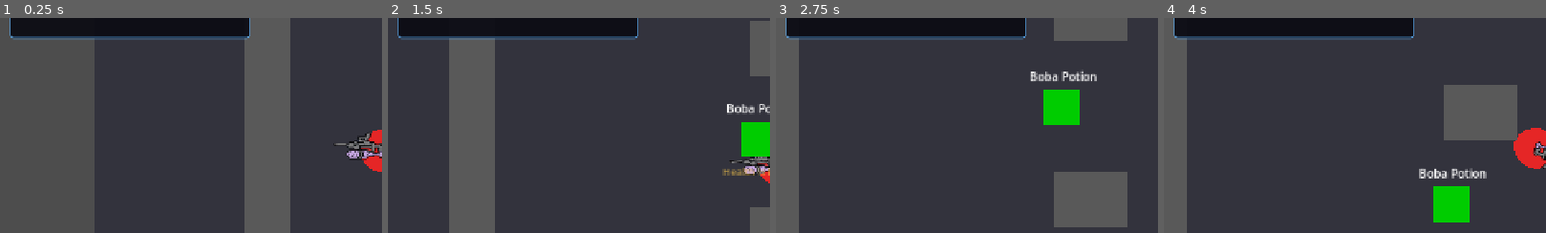
Above: before the commit, frames 1-4 (left to right).
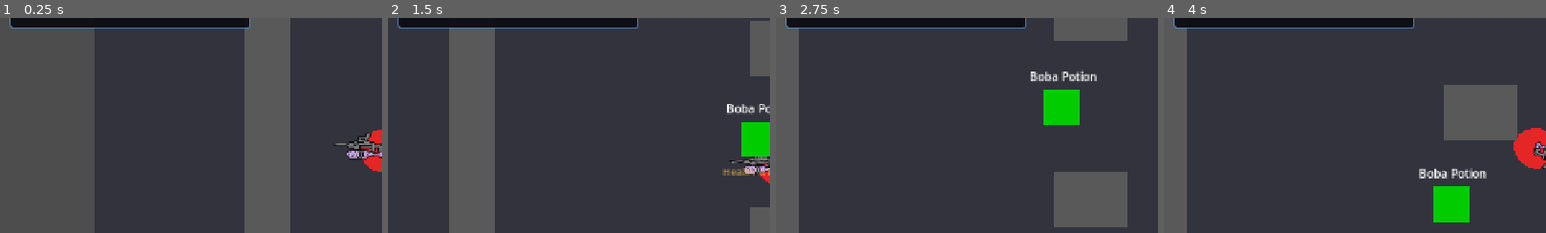
Above: after the commit, the same moments.

Repository: coyote321/BobaGame
Game: Godot game, scene res://Scenes/MissionScene.tscn
Same seed, same stepped clock (60 frames per second), same inputs: the game is played once before the commit and once after it. This scene is started directly instead of the project's main scene. Sound files missing from this copy of the repository are replaced by a short silence.
Inputs (mouse positions are % of the whole screen's width and height, from its top left):
- Up to frame 1 (0.25 s): no input
- Up to frame 2 (1.5 s): tap Enter at 0.5 s; move the mouse to (72, 45) at 0.52 s; hold D (move_right) 0.53-1.28 s; tap G (ability) at 0.6 s; click (72, 45) at 0.67 s; tap E (interact) at 1.25 s; move the mouse to (30, 55) at 1.27 s; hold S (move_down) from 1.28 s (still down); right-click (30, 55) at 1.35 s
- Up to frame 3 (2.75 s): move the mouse to (60, 28) at 2.02 s; release S (move_down) at 2.03 s; press the mouse at (60, 28) at 2.03 s; hold D (move_right) from 2.03 s (still down)
- Up to frame 4 (4 s): move the mouse to (45, 70) at 2.77 s; release D (move_right) at 2.78 s; release the mouse at (45, 70) at 2.78 s; hold W (move_up) 2.78-3.53 s; tap Ctrl (crouch) at 2.85 s; click (45, 70) at 2.92 s; move the mouse to (80, 65) at 3.52 s; hold A (move_left) from 3.53 s (still down); hold E (interact) from 3.53 s (still down)
The pictures show only the part of the screen within x 0-50%, y 19-69%; the shares and areas given below are measured in that part.

The runs differ from the first frame. In frame 1, 3.6% of the frame differs, in the area x 2-66%, y 3-11%; in frame 2, 3.6%; in frame 3, 3.6%; in frame 4, 3.6%.

Commit message:
Update HUD layout and enhance Pause Menu options panel; added new boss hunt mission to GameManager.

Diff:
--- a/Scenes/HUD.tscn
+++ b/Scenes/HUD.tscn
@@ -104,7 +104,7 @@
 offset_left = 16.0
 offset_top = 76.0
 offset_right = 420.0
-offset_bottom = 172.0
+offset_bottom = 156.0
 theme_override_styles/panel = SubResource("StyleBoxFlat_panel")
 
 [node name="ObjectiveLabel" type="Label" parent="MissionPanel"]
@@ -138,9 +138,9 @@
 visible = false
 layout_mode = 0
 offset_left = 200.0
-offset_top = 70.0
+offset_top = 44.0
 offset_right = 396.0
-offset_bottom = 100.0
+offset_bottom = 72.0
 theme_override_colors/font_color = Color(1, 1, 1, 1)
 theme_override_colors/font_hover_color = Color(0.91, 0.76, 0.29, 1)
 theme_override_fonts/font = ExtResource("7_font_bold")
--- /dev/null
+++ b/Scenes/Hazard.tscn
@@ -0,0 +1,15 @@
+[gd_scene load_steps=2 format=3 uid="uid://ha0ard123"]
+
+[ext_resource type="Script" path="res://Scripts/Hazard.gd" id="1_script"]
+
+[node name="Hazard" type="Area2D"]
+collision_layer = 0
+collision_mask = 6
+script = ExtResource("1_script")
+
+[node name="Visual" type="Polygon2D" parent="."]
+color = Color(0.55, 0.95, 0.35, 0.35)
+polygon = PackedVector2Array(-100, -60, 100, -60, 100, 60, -100, 60)
+
+[node name="CollisionPolygon2D" type="CollisionPolygon2D" parent="."]
+polygon = PackedVector2Array(-100, -60, 100, -60, 100, 60, -100, 60)
--- /dev/null
+++ b/Scenes/MissionScene5.tscn
@@ -0,0 +1,208 @@
+[gd_scene load_steps=8 format=3 uid="uid://mission5_reactor"]
+
+[ext_resource type="Script" uid="uid://bx34agcu58124" path="res://Scripts/MissionManager.gd" id="1_manager"]
+[ext_resource type="PackedScene" uid="uid://player123" path="res://Scenes/Player.tscn" id="2_player"]
+[ext_resource type="PackedScene" uid="uid://enemy123" path="res://Scenes/Enemy.tscn" id="3_enemy"]
+[ext_resource type="PackedScene" uid="uid://wall123" path="res://Scenes/Wall.tscn" id="4_wall"]
+[ext_resource type="PackedScene" uid="uid://enemy_elite_123" path="res://Scenes/EnemyElite.tscn" id="5_elite"]
+[ext_resource type="PackedScene" uid="uid://c8ungd4jd7yww" path="res://Scenes/HUD.tscn" id="6_hud"]
+[ext_resource type="Script" path="res://Scripts/Hazard.gd" id="7_hazard"]
+
+[node name="MissionScene5" type="Node2D"]
+script = ExtResource("1_manager")
+
+[node name="Background" type="Polygon2D" parent="."]
+color = Color(0.1, 0.11, 0.13, 1)
+polygon = PackedVector2Array(-200, -200, 2600, -200, 2600, 1700, -200, 1700)
+
+[node name="CautionStripeNorth" type="Polygon2D" parent="."]
+color = Color(0.85, 0.78, 0.18, 0.18)
+polygon = PackedVector2Array(80, 80, 2320, 80, 2320, 96, 80, 96)
+
+[node name="CautionStripeSouth" type="Polygon2D" parent="."]
+color = Color(0.85, 0.78, 0.18, 0.18)
+polygon = PackedVector2Array(80, 1404, 2320, 1404, 2320, 1420, 80, 1420)
+
+[node name="ReactorCorePad" type="Polygon2D" parent="."]
+color = Color(0.18, 0.22, 0.18, 0.55)
+polygon = PackedVector2Array(1060, 660, 1340, 660, 1340, 860, 1060, 860)
+
+[node name="Player" parent="." instance=ExtResource("2_player")]
+position = Vector2(200, 1320)
+
+[node name="Enemies" type="Node2D" parent="."]
+
+[node name="ChiefEngineer" parent="Enemies" instance=ExtResource("5_elite")]
+position = Vector2(1200, 760)
+
+[node name="GruntControlRoom" parent="Enemies" instance=ExtResource("3_enemy")]
+position = Vector2(300, 1300)
+
+[node name="GruntStorageRoom" parent="Enemies" instance=ExtResource("3_enemy")]
+position = Vector2(2100, 1300)
+
+[node name="GruntCorridorWest" parent="Enemies" instance=ExtResource("3_enemy")]
+position = Vector2(700, 200)
+
+[node name="GruntCorridorEast" parent="Enemies" instance=ExtResource("3_enemy")]
+position = Vector2(1700, 200)
+
+[node name="Walls" type="Node2D" parent="."]
+
+[node name="BoundaryTop" parent="Walls" instance=ExtResource("4_wall")]
+position = Vector2(1200, 40)
+scale = Vector2(44, 1)
+
+[node name="BoundaryBottom" parent="Walls" instance=ExtResource("4_wall")]
+position = Vector2(1200, 1460)
+scale = Vector2(44, 1)
+
+[node name="BoundaryLeft" parent="Walls" instance=ExtResource("4_wall")]
+position = Vector2(40, 750)
+scale = Vector2(1, 26)
+
+[node name="BoundaryRight" parent="Walls" instance=ExtResource("4_wall")]
+position = Vector2(2360, 750)
+scale = Vector2(1, 26)
+
+[node name="NorthDividerW" parent="Walls" instance=ExtResource("4_wall")]
+position = Vector2(420, 400)
+scale = Vector2(11, 0.5)
+
+[node name="NorthDividerE" parent="Walls" instance=ExtResource("4_wall")]
+position = Vector2(1980, 400)
+scale = Vector2(11, 0.5)
+
+[node name="SouthDividerW" parent="Walls" instance=ExtResource("4_wall")]
+position = Vector2(420, 1100)
+scale = Vector2(11, 0.5)
+
+[node name="SouthDividerE" parent="Walls" instance=ExtResource("4_wall")]
+position = Vector2(1980, 1100)
+scale = Vector2(11, 0.5)
+
+[node name="ReactorPillarNW" parent="Walls" instance=ExtResource("4_wall")]
+position = Vector2(960, 600)
+scale = Vector2(1.4, 1.4)
+
+[node name="ReactorPillarNE" parent="Walls" instance=ExtResource("4_wall")]
+position = Vector2(1440, 600)
+scale = Vector2(1.4, 1.4)
+
+[node name="ReactorPillarSW" parent="Walls" instance=ExtResource("4_wall")]
+position = Vector2(960, 920)
+scale = Vector2(1.4, 1.4)
+
+[node name="ReactorPillarSE" parent="Walls" instance=ExtResource("4_wall")]
+position = Vector2(1440, 920)
+scale = Vector2(1.4, 1.4)
+
+[node name="Hazards" type="Node2D" parent="."]
+
+[node name="WastePoolWest" type="Area2D" parent="Hazards"]
+position = Vector2(820, 760)
+collision_layer = 0
+collision_mask = 6
+script = ExtResource("7_hazard")
+mode = 1
+
+[node name="Visual" type="Polygon2D" parent="Hazards/WastePoolWest"]
+color = Color(0.62, 0.96, 0.18, 0.85)
+polygon = PackedVector2Array(-90, -50, -40, -70, 30, -65, 80, -40, 90, 20, 50, 70, -20, 80, -75, 60, -100, 10)
+
+[node name="VisualGlow" type="Polygon2D" parent="Hazards/WastePoolWest"]
+color = Color(0.85, 1.0, 0.4, 0.35)
+polygon = PackedVector2Array(-110, -60, -50, -85, 40, -80, 95, -50, 110, 25, 65, 85, -25, 100, -90, 75, -120, 15)
+
+[node name="CollisionPolygon2D" type="CollisionPolygon2D" parent="Hazards/WastePoolWest"]
+polygon = PackedVector2Array(-90, -50, -40, -70, 30, -65, 80, -40, 90, 20, 50, 70, -20, 80, -75, 60, -100, 10)
+
+[node name="WastePoolEast" type="Area2D" parent="Hazards"]
+position = Vector2(1580, 760)
+collision_layer = 0
+collision_mask = 6
+script = ExtResource("7_hazard")
+mode = 1
+
+[node name="Visual" type="Polygon2D" parent="Hazards/WastePoolEast"]
+color = Color(0.62, 0.96, 0.18, 0.85)
+polygon = PackedVector2Array(-80, -60, -10, -75, 60, -55, 95, -10, 90, 50, 40, 80, -30, 75, -85, 40, -100, -10)
+
+[node name="VisualGlow" type="Polygon2D" parent="Hazards/WastePoolEast"]
+color = Color(0.85, 1.0, 0.4, 0.35)
+polygon = PackedVector2Array(-95, -75, -15, -90, 70, -70, 110, -15, 105, 60, 50, 95, -35, 90, -100, 55, -115, -15)
+
+[node name="CollisionPolygon2D" type="CollisionPolygon2D" parent="Hazards/WastePoolEast"]
+polygon = PackedVector2Array(-80, -60, -10, -75, 60, -55, 95, -10, 90, 50, 40, 80, -30, 75, -85, 40, -100, -10)
+
+[node name="WastePoolSouth" type="Area2D" parent="Hazards"]
+position = Vector2(1400, 1320)
+collision_layer = 0
+collision_mask = 6
+script = ExtResource("7_hazard")
+mode = 1
+
+[node name="Visual" type="Polygon2D" parent="Hazards/WastePoolSouth"]
+color = Color(0.62, 0.96, 0.18, 0.85)
+polygon = PackedVector2Array(-110, -40, -50, -60, 30, -55, 90, -30, 110, 20, 70, 55, 0, 65, -70, 50, -120, 15)
+
+[node name="VisualGlow" type="Polygon2D" parent="Hazards/WastePoolSouth"]
+color = Color(0.85, 1.0, 0.4, 0.35)
+polygon = PackedVector2Array(-130, -50, -55, -75, 35, -70, 100, -40, 130, 25, 80, 70, 5, 80, -80, 65, -140, 20)
+
+[node name="CollisionPolygon2D" type="CollisionPolygon2D" parent="Hazards/WastePoolSouth"]
+polygon = PackedVector2Array(-110, -40, -50, -60, 30, -55, 90, -30, 110, 20, 70, 55, 0, 65, -70, 50, -120, 15)
+
+[node name="RadiationCorridorNW" type="Area2D" parent="Hazards"]
+position = Vector2(360, 220)
+collision_layer = 0
+collision_mask = 6
+script = ExtResource("7_hazard")
+
+[node name="Visual" type="Polygon2D" parent="Hazards/RadiationCorridorNW"]
+color = Color(0.55, 0.95, 0.35, 0.32)
+polygon = PackedVector2Array(-180, -70, 180, -70, 180, 70, -180, 70)
+
+[node name="CollisionPolygon2D" type="CollisionPolygon2D" parent="Hazards/RadiationCorridorNW"]
+polygon = PackedVector2Array(-180, -70, 180, -70, 180, 70, -180, 70)
+
+[node name="RadiationCorridorNE" type="Area2D" parent="Hazards"]
+position = Vector2(2040, 220)
+collision_layer = 0
+collision_mask = 6
+script = ExtResource("7_hazard")
+
+[node name="Visual" type="Polygon2D" parent="Hazards/RadiationCorridorNE"]
+color = Color(0.55, 0.95, 0.35, 0.32)
+polygon = PackedVector2Array(-180, -70, 180, -70, 180, 70, -180, 70)
+
+[node name="CollisionPolygon2D" type="CollisionPolygon2D" parent="Hazards/RadiationCorridorNE"]
+polygon = PackedVector2Array(-180, -70, 180, -70, 180, 70, -180, 70)
+
+[node name="RadiationCorridorCenter" type="Area2D" parent="Hazards"]
+position = Vector2(1200, 240)
+collision_layer = 0
+collision_mask = 6
+script = ExtResource("7_hazard")
+
+[node name="Visual" type="Polygon2D" parent="Hazards/RadiationCorridorCenter"]
+color = Color(0.55, 0.95, 0.35, 0.32)
+polygon = PackedVector2Array(-220, -90, 220, -90, 220, 90, -220, 90)
+
+[node name="CollisionPolygon2D" type="CollisionPolygon2D" parent="Hazards/RadiationCorridorCenter"]
+polygon = PackedVector2Array(-220, -90, 220, -90, 220, 90, -220, 90)
+
+[node name="RadiationControlChoke" type="Area2D" parent="Hazards"]
+position = Vector2(1200, 1230)
+collision_layer = 0
+collision_mask = 6
+script = ExtResource("7_hazard")
+
+[node name="Visual" type="Polygon2D" parent="Hazards/RadiationControlChoke"]
+color = Color(0.55, 0.95, 0.35, 0.32)
+polygon = PackedVector2Array(-160, -50, 160, -50, 160, 50, -160, 50)
+
+[node name="CollisionPolygon2D" type="CollisionPolygon2D" parent="Hazards/RadiationControlChoke"]
+polygon = PackedVector2Array(-160, -50, 160, -50, 160, 50, -160, 50)
+
+[node name="HUD" parent="." instance=ExtResource("6_hud")]
--- a/Scripts/GameManager.gd
+++ b/Scripts/GameManager.gd
@@ -368,6 +368,14 @@
 		"mission_type": "survival",
 		"reward_min": 200, "reward_max": 280,
 		"time_limit": 120.0, "waves": 3,
+	},
+	{
+		"target": "The Chief Engineer",
+		"desc": "Rogue insider holed up in the reactor hall — mind the waste pools.",
+		"scene": "res://Scenes/MissionScene5.tscn",
+		"mission_type": "boss_hunt",
+		"reward_min": 280, "reward_max": 400,
+		"time_limit": 0.0, "waves": 0,
 	},
 ]
 
@@ -467,6 +475,10 @@
 	 "scene": "res://Scenes/MissionScene4.tscn",
 	 "reward_money": 200, "reward_xp": 140, "waves": 3, "time_limit": 120.0, "unlock_missions": 3,
 	 "color": Color(0.7, 0.45, 1.0)},
+	{"type": "boss_hunt", "label": "Reactor Breach", "desc": "Eliminate the rogue Chief Engineer inside an unstable reactor hall.",
+	 "scene": "res://Scenes/MissionScene5.tscn",
+	 "reward_money": 240, "reward_xp": 180, "unlock_missions": 4,
+	 "color": Color(0.55, 0.95, 0.35)},
 ]
 
 func get_available_missions() -> Array:
--- /dev/null
+++ b/Scripts/Hazard.gd
@@ -0,0 +1,45 @@
+extends Area2D
+class_name Hazard
+
+enum Mode { RADIATION, WASTE }
+
+@export var mode: Mode = Mode.RADIATION
+@export var damage_per_tick: float = 8.0
+@export var tick_interval: float = 1.0
+
+var _bodies: Array = []
+var _tick_timer: Timer
+
+func _ready() -> void:
+	monitoring = true
+	body_entered.connect(_on_body_entered)
+	body_exited.connect(_on_body_exited)
+
+	_tick_timer = Timer.new()
+	_tick_timer.one_shot = false
+	_tick_timer.wait_time = tick_interval
+	_tick_timer.timeout.connect(_on_tick)
+	add_child(_tick_timer)
+	if mode == Mode.RADIATION:
+		_tick_timer.start()
+
+func _on_body_entered(body: Node) -> void:
+	if mode == Mode.WASTE:
+		_apply_damage(body, 9999.0)
+		return
+	if body not in _bodies:
+		_bodies.append(body)
+
+func _on_body_exited(body: Node) -> void:
+	_bodies.erase(body)
+
+func _on_tick() -> void:
+	for body in _bodies.duplicate():
+		if not is_instance_valid(body):
+			_bodies.erase(body)
+			continue
+		_apply_damage(body, damage_per_tick)
+
+func _apply_damage(body: Node, amount: float) -> void:
+	if body.has_method("take_damage"):
+		body.take_damage(amount)
--- a/Scripts/PauseMenu.gd
+++ b/Scripts/PauseMenu.gd
@@ -112,8 +112,8 @@
 	_options_panel = Panel.new()
 	_options_panel.process_mode = Node.PROCESS_MODE_ALWAYS
 	_options_panel.set_anchors_preset(Control.PRESET_CENTER)
-	_options_panel.size = Vector2(420, 360)
-	_options_panel.position = Vector2(-210, -180)
+	_options_panel.size = Vector2(560, 480)
+	_options_panel.position = Vector2(-280, -240)
 	control_root.add_child(_options_panel)
 
 	var style := StyleBoxFlat.new()
@@ -151,7 +151,13 @@
 	controls_label.add_theme_font_size_override("font_size", 11)
 	controls_label.add_theme_color_override("font_color", Color(0.5, 0.5, 0.55))
 	controls_label.horizontal_alignment = HORIZONTAL_ALIGNMENT_CENTER
+	controls_label.autowrap_mode = TextServer.AUTOWRAP_WORD
+	controls_label.size_flags_horizontal = Control.SIZE_EXPAND_FILL
 	vbox.add_child(controls_label)
+
+	var close_spacer := Control.new()
+	close_spacer.custom_minimum_size = Vector2(0, 8)
+	vbox.add_child(close_spacer)
 
 	var close_btn := Button.new()
 	close_btn.text = "CLOSE"
